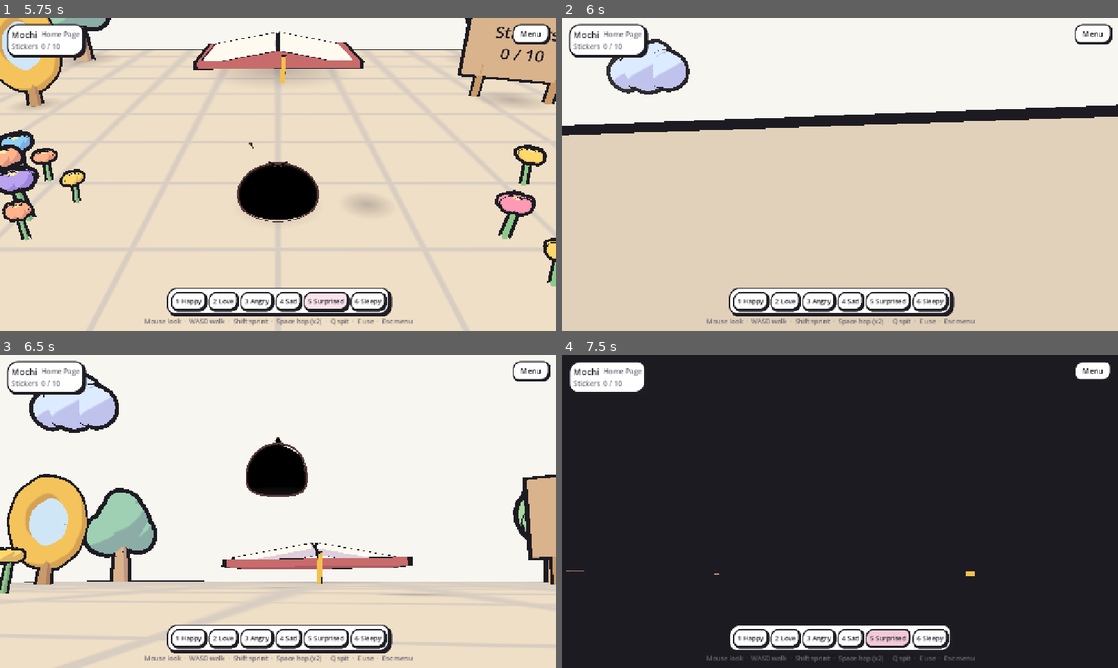
Above: before the commit, frames 1-4 (two rows, left to right).
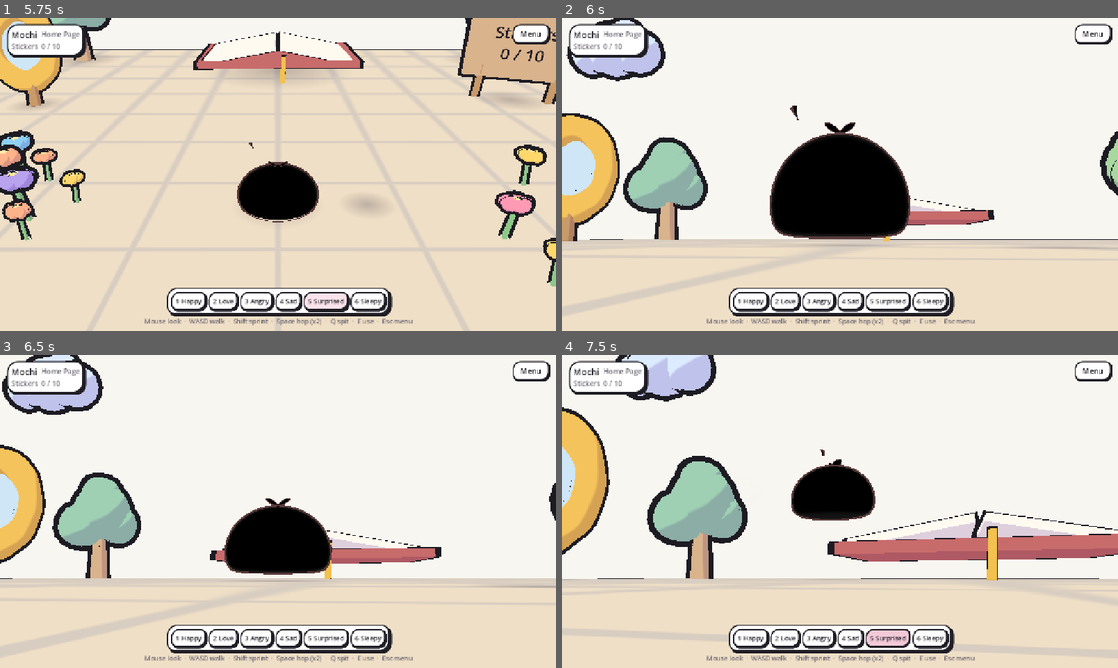
Above: after the commit, the same moments.

Repository: Mainm0e/mochi-paint-party
Game: Godot game, scene res://scenes/main.tscn
Two runs of this game, one before a commit and one after it. Both use one fixed random seed, a clock stepped at 60 frames per second and the inputs below.
Inputs (mouse positions are in pixels of both pictures, inside the frame that each line leads up to):
- Up to frame 1 (5.75 s): click "Play" at 0.5 s; click "Let's go!" at 1.25 s; click "1 Happy" at 2 s; click "2 Love" at 2.75 s; click "3 Angry" at 3.5 s; click "4 Sad" at 4.25 s; click "5 Surprised" at 5 s
- Up to frame 2 (6 s): move the mouse to (867, 174) at 5.77 s; press the mouse at (867, 174) at 5.78 s; hold W (move_forward) from 5.78 s (still down)
- Up to frame 3 (6.5 s): keep holding W (move_forward); tap Space (jump) at 6.02, 6.32 s; tap Shift (sprint) at 6.05 s
- Up to frame 4 (7.5 s): keep holding W (move_forward); move the mouse to (812, 511) at 6.52 s; release the mouse at (812, 511) at 6.53 s; tap Shift (sprint) at 6.6 s; click (812, 511) at 6.67 s; tap Space (jump) at 6.77, 6.8, 7.07 s; move the mouse to (851, 505) at 7.27 s; hold Space (jump) from 7.28 s (still down)

Frame 1 is identical in both runs. In frame 2, 42% of the frame differs, in the area x 0-100%, y 0-74%; in frame 3, 20%; in frame 4, 92%, in the area x 0-100%, y 0-100%.

Commit message:
Polish sprint: camera collision, jump feel, star celebration, beams, page map
- The play camera stops in front of walls, roofs and trees instead of clipping.
- Jump buffering (a press just before landing still jumps) and variable height
  (tap for a small hop, hold for a full one).
- Eating a Bloom Star freezes the moment, leans the camera in, shakes and bursts
  ink confetti.
- Every Bloom Star has a soft light beam so it can be spotted from far.
- The pause menu shows a page map: you, flags, friends needing help, found and
  spotted stars.

Co-Authored-By: Claude Opus 5.5 <noreply@anthropic.com>

Diff:
--- a/godot/scripts/main.gd
+++ b/godot/scripts/main.gd
@@ -65,6 +65,9 @@
 var _gape_time := 0.0
 var _zone := {}
 var pause_panel: Control
+var map_card: PanelContainer     # the page map in the pause menu
+var map_title: Label
+var map_view: Control
 var home_btn: Button
 var win_panel: Control
 var win_text: Label
@@ -73,6 +76,7 @@
 var _told := {}                 # one-time tips already shown
 var _just_done := ""            # a page finished this visit: the map celebrates it on the way back
 var _sketch_cd := 0.0           # Sketch Mochi: a short pause between drawings
+var _punch := 0.0               # 1 -> 0 after a Bloom Star: the camera leans in
 
 
 func _ready() -> void:
@@ -662,6 +666,25 @@
 	pause_panel = _overlay("Paused", "", [resume, edit, home_btn, restart, to_menu, _volume_row("Music", "music"),
 		_volume_row("Sounds", "sfx"), _volume_row("Look", "look_speed")])
 	ui.add_child(pause_panel)
+	# the page map beside the pause card: where you are, stars found, stars spotted but not yet eaten, friends
+	map_card = PanelContainer.new()
+	map_card.anchor_top = 0.5
+	map_card.anchor_bottom = 0.5
+	map_card.offset_left = 28
+	map_card.grow_vertical = Control.GROW_DIRECTION_BOTH
+	var map_box := _vbox(6)
+	map_title = _label("Page map", 22)
+	map_box.add_child(map_title)
+	map_view = Control.new()
+	map_view.custom_minimum_size = Vector2(300, 300)
+	map_view.draw.connect(_draw_page_map)
+	map_box.add_child(map_view)
+	var legend := _label("Gold: found   ·   Outline: spotted   ·   Hidden stars stay secret!", 13, MUTED)
+	legend.autowrap_mode = TextServer.AUTOWRAP_WORD_SMART
+	legend.custom_minimum_size.x = 300
+	map_box.add_child(legend)
+	map_card.add_child(map_box)
+	pause_panel.add_child(map_card)
 	var keep := _button("Keep exploring")
 	var win_home := _button("Back to the map", true)
 	keep.pressed.connect(func(): win_panel.visible = false; set_mode(Mode.PLAY))
@@ -711,6 +734,10 @@
 	creator.visible = m == Mode.CREATE
 	hud.visible = m == Mode.PLAY or m == Mode.PAUSED
 	pause_panel.visible = m == Mode.PAUSED
+	if m == Mode.PAUSED:
+		map_card.visible = world.page_stars(world.level) > 0
+		map_title.text = "%s   ·   %d / %d stars" % [world.page_name(), _stars(world.level), world.page_stars(world.level)]
+		map_view.queue_redraw()
 	audio.muffle(m == Mode.PAUSED)
 	# third-person play locks the cursor for mouse look; every menu gets it back
 	Input.mouse_mode = Input.MOUSE_MODE_CAPTURED if m == Mode.PLAY else Input.MOUSE_MODE_VISIBLE
@@ -809,6 +836,7 @@
 		"bloom":
 			audio.play("win", 0.0, 0.0)
 			_refresh_hud()
+			_celebrate()
 			var n := _stars(world.level)
 			_toast("Bloom Star!  %d / %d" % [n, world.page_stars(world.level)])
 			if n == World.STARS_TO_OPEN:
@@ -1073,6 +1101,77 @@
 	_update_camera(delta)
 
 
+## Draw the page seen from above, fitted to everything on it (stars, friends, flags and the mochi).
+func _draw_page_map() -> void:
+	var pts: Array[Vector3] = [mochi.global_position]
+	for e in world.edibles:
+		if e.kind in ["bloom", "drop"]:
+			pts.append(e.home)
+	for id in world.friends:
+		pts.append(world.friends[id].home)
+	for c in world.checkpoints:
+		pts.append(c.pos)
+	var lo := Vector2(INF, INF)
+	var hi := Vector2(-INF, -INF)
+	for p in pts:
+		lo = Vector2(minf(lo.x, p.x), minf(lo.y, p.z))
+		hi = Vector2(maxf(hi.x, p.x), maxf(hi.y, p.z))
+	lo -= Vector2(4, 4)
+	hi += Vector2(4, 4)
+	var box := map_view.size
+	var s := minf(box.x / (hi.x - lo.x), box.y / (hi.y - lo.y))
+	var off := (box - (hi - lo) * s) / 2.0
+	var to_map := func(p: Vector3) -> Vector2: return off + (Vector2(p.x, p.z) - lo) * s
+	map_view.draw_rect(Rect2(off, (hi - lo) * s), Color("eef3e2"))
+	for k in range(1, 8):  # a faint grid, like the paper
+		var gx := off.x + (hi.x - lo.x) * s * k / 8.0
+		var gy := off.y + (hi.y - lo.y) * s * k / 8.0
+		map_view.draw_line(Vector2(gx, off.y), Vector2(gx, off.y + (hi.y - lo.y) * s), Color(INK, 0.07))
+		map_view.draw_line(Vector2(off.x, gy), Vector2(off.x + (hi.x - lo.x) * s, gy), Color(INK, 0.07))
+	map_view.draw_rect(Rect2(off, (hi - lo) * s), INK, false, 2.0)
+	var star := func(at: Vector2, r: float) -> PackedVector2Array:
+		var poly := PackedVector2Array()
+		for k in 10:
+			var a := -PI / 2.0 + k * PI / 5.0
+			poly.append(at + Vector2(cos(a), sin(a)) * (r if k % 2 == 0 else r * 0.45))
+		return poly
+	for c in world.checkpoints:
+		if c.node.visible:
+			var at: Vector2 = to_map.call(c.pos)
+			map_view.draw_line(at, at - Vector2(0, 10), INK, 1.5)
+			map_view.draw_colored_polygon(PackedVector2Array([at - Vector2(0, 10), at - Vector2(-7, 7), at - Vector2(0, 4)]), Color("f2788e"))
+	for e in world.edibles:
+		if e.kind == "bloom" and (e.got or e.node.visible):
+			var poly: PackedVector2Array = star.call(to_map.call(e.home), 9.0)
+			if e.got:
+				map_view.draw_colored_polygon(poly, Color("ffd86b"))
+			poly.append(poly[0])
+			map_view.draw_polyline(poly, INK, 1.5)
+	var font := map_view.get_theme_default_font()
+	for id in world.friends:
+		var f: Dictionary = world.friends[id]
+		var at: Vector2 = to_map.call(f.home)
+		map_view.draw_circle(at, 6.0, Color("c3e2a0"))
+		map_view.draw_arc(at, 6.0, 0, TAU, 16, INK, 1.5)
+		if f.mark.visible:
+			map_view.draw_string(font, at + Vector2(5, -6), "!", HORIZONTAL_ALIGNMENT_LEFT, -1, 18, ACCENT)
+	var me: Vector2 = to_map.call(mochi.global_position)
+	map_view.draw_circle(me, 7.0, Color("f8c4cf"))
+	map_view.draw_arc(me, 7.0, 0, TAU, 18, INK, 2.0)
+	var look := Vector2(sin(mochi.rotation.y), cos(mochi.rotation.y)) * 12.0
+	map_view.draw_line(me, me + look, INK, 2.0)
+
+
+## A Bloom Star is gobbled: the moment freezes for a heartbeat, confetti bursts, the camera leans in.
+func _celebrate() -> void:
+	world.confetti(mochi.global_position + Vector3(0, 0.6, 0))
+	_punch = 1.0
+	shake = 0.12
+	Engine.time_scale = 0.06
+	await get_tree().create_timer(0.16, true, false, true).timeout  # real seconds, not slowed ones
+	Engine.time_scale = 1.0
+
+
 ## Sketch Mochi draws an ink bridge ahead of its feet (also in mid-air, as a rescue).
 func _sketch() -> void:
 	if time < _sketch_cd:
@@ -1151,8 +1250,14 @@
 			follow.z = lerpf(follow.z, p.z, 1.0 - exp(-delta * 10.0))
 			follow.y = lerpf(follow.y, p.y, 1.0 - exp(-delta * (6.0 if mochi.is_on_floor() else 2.5)))
 			target = follow + Vector3(0, 0.35 * mochi.size, 0)
-			var orbit := Vector3(sin(yaw) * cos(pitch), sin(pitch), cos(yaw) * cos(pitch)) * cam_dist
+			_punch = maxf(0.0, _punch - delta * 0.8)
+			var dist := cam_dist * (1.0 - 0.4 * sin(_punch * PI / 2.0))  # a Bloom Star pulls the camera in for a moment
+			var orbit := Vector3(sin(yaw) * cos(pitch), sin(pitch), cos(yaw) * cos(pitch)) * dist
 			eye = target + orbit
+			# don't go through walls, roofs or trees: stop just in front of whatever is between us and the mochi
+			var hit := camera.get_world_3d().direct_space_state.intersect_ray(PhysicsRayQueryParameters3D.create(target, eye, 1))
+			if not hit.is_empty():
+				eye = hit.position + (target - eye).normalized() * 0.3
 	var k := 1.0 - exp(-delta * (25.0 if mode == Mode.PLAY else 3.0))
 	camera.position = camera.position.lerp(eye, k)
 	if shake > 0.0:  # a little thump from the ground pound
@@ -1289,9 +1394,11 @@
 	await wait.call(0.6)
 	place.call(Vector3(6.8, 0.1, -18))
 	await wait.call(0.3)
+	Input.action_press("jump")  # held, like a player: a full hop, then the stomp
 	mochi.jump()
 	await wait.call(0.25)
 	mochi.jump()
+	Input.action_release("jump")
 	await wait.call(1.8)
 	print("AUTOTEST cage switch: %s, cage y %.2f" % [world.switches[0].on, world.switches[0].bridge.position.y])
 	await shot.call("6_cage")
@@ -1307,6 +1414,10 @@
 	print("AUTOTEST stars: %d / %d, page done %s" % [_stars(world.level), world.page_stars("meadow"), _page_save("meadow").done])
 	await wait.call(2.0)
 	await shot.call("8_trail")
+	set_mode(Mode.PAUSED)
+	await wait.call(0.3)
+	await shot.call("8a_pause_map")
+	set_mode(Mode.PLAY)
 	cinematic = true  # a bird's-eye view of the whole open Meadow
 	ui.visible = false
 	environment.fog_depth_begin = 80.0
--- a/godot/scripts/mochi.gd
+++ b/godot/scripts/mochi.gd
@@ -58,6 +58,8 @@
 const SPRINT := 1.7             # sprint speed multiplier
 const GRAVITY := -11.0
 const JUMP := 3.6
+const JUMP_BUFFER := 0.14       # seconds a too-early jump press is remembered
+const JUMP_CUT := 0.45           # letting go of jump while rising keeps this much of the upward speed
 const COYOTE := 0.12            # a jump still counts this long after walking off an edge
 const GLIDE_FALL := -0.7        # Puffy Mochi's slowest fall while holding jump
 const GLIDE_SPEED := 3.3
@@ -102,6 +104,9 @@
 var _hats := {}
 var _redraw := 1.0              # 0 -> 1 while being drawn back in at a checkpoint
 var size := 1.0                 # bigger on the World Map: scales the body, its stride and its hop
+var _buffer := 0.0              # a jump pressed just before landing waits this long to happen
+var _cuttable := false          # this jump gets lower if jump is let go early
+var _ground_h := 99.0           # how far the floor below is (from the shadow ray)
 
 
 func _ready() -> void:
@@ -310,10 +315,15 @@
 
 ## On the ground: hop. In the air: Stone Mochi stomps; anyone else double jumps (costs stamina).
 func jump() -> void:
+	# about to land? keep the press for the landing rather than spending the double jump
+	if not is_on_floor() and _air >= COYOTE and velocity.y < 0.0 and _ground_h < 0.45 and power != "stone":
+		_buffer = JUMP_BUFFER
+		return
 	if jumps == 0 and (is_on_floor() or _air < COYOTE):
 		velocity.y = JUMP * (0.85 if power == "stone" else 1.0) * sqrt(size)
 		jumps = 1
 		_air = COYOTE
+		_cuttable = true
 		jumped.emit()
 	elif power == "stone" and not pounding:
 		pounding = true
@@ -324,7 +334,10 @@
 		jumps = 2
 		_spend(DOUBLE_JUMP_COST)
 		_spin = 0.0
+		_cuttable = true
 		double_jumped.emit()
+	else:
+		_buffer = JUMP_BUFFER
 
 
 func _spend(amount: float) -> void:
@@ -430,6 +443,11 @@
 	velocity.x = hv.x
 	velocity.z = hv.y
 	# --- vertical: gravity, Puffy's float, Stone's stomp
+	_buffer = maxf(0.0, _buffer - delta)
+	if _cuttable and (velocity.y <= 0.0 or not jump_held):  # a tap is a small hop, a hold a full one
+		if velocity.y > 0.0:
+			velocity.y *= JUMP_CUT
+		_cuttable = false
 	if not is_on_floor():
 		velocity.y += GRAVITY * (1.3 if power == "stone" else 1.0) * delta
 		if gliding:
@@ -444,6 +462,9 @@
 			land = 0.0
 			jumps = 0
 			landed.emit()
+			if _buffer > 0.0:  # the jump pressed a moment too early happens now
+				_buffer = 0.0
+				jump()
 			if pounding:
 				pounding = false
 				land = -0.15  # an extra-heavy landing squash
@@ -542,7 +563,10 @@
 	var q := PhysicsRayQueryParameters3D.create(global_position + Vector3(0, 0.2, 0), global_position + Vector3(0, -30, 0), 1)
 	var hit := get_world_3d().direct_space_state.intersect_ray(q)
 	shadow.visible = not hit.is_empty()
+	if hit.is_empty():
+		_ground_h = 99.0
 	if hit:
 		shadow.global_position = hit.position + Vector3(0, 0.015, 0)
 		var h: float = global_position.y - hit.position.y
+		_ground_h = h
 		shadow.scale = Vector3.ONE * clampf(1.0 - h * 0.35, 0.35, 1.0)
--- a/godot/scripts/world.gd
+++ b/godot/scripts/world.gd
@@ -54,6 +54,7 @@
 var _mats := {}
 var _blob_mat: StandardMaterial3D
 var _font: SystemFont
+var _beam_mat: StandardMaterial3D
 
 
 # ================================================================== loading
@@ -789,10 +790,38 @@
 	node.add_child(colored(_star_mesh(0.5, 0.22, 0.12), "ffd86b", Vector3.ZERO, 0.03, 0.35))
 	node.add_child(colored(_sphere(0.13, 10, 6), "fff6c8", Vector3(0, 0, 0.1), 0.0, 0.0))
 	node.position = pos + Vector3(0, 0.9, 0)
+	if _beam_mat == null:  # a soft beam of light, so stars can be spotted from across the page
+		_beam_mat = StandardMaterial3D.new()
+		_beam_mat.shading_mode = BaseMaterial3D.SHADING_MODE_UNSHADED
+		_beam_mat.transparency = BaseMaterial3D.TRANSPARENCY_ALPHA
+		_beam_mat.albedo_color = Color(1.0, 0.86, 0.42, 0.28)
+		_beam_mat.cull_mode = BaseMaterial3D.CULL_DISABLED
+	var beam := MeshInstance3D.new()
+	beam.mesh = _cyl(0.05, 0.22, 7.0, 10)
+	beam.material_override = _beam_mat
+	beam.position = Vector3(0, 3.6, 0)
+	beam.cast_shadow = GeometryInstance3D.SHADOW_CASTING_SETTING_OFF
+	node.add_child(beam)
 	var e := _edible("bloom", id, node)
 	if hidden:
 		node.visible = false
 		e.shadow.visible = false
+
+
+## A burst of ink confetti (little coloured stars) that pops out and falls.
+func confetti(at: Vector3) -> void:
+	var colors := ["ff9ab5", "ffd86b", "b9a2ee", "8fd0f5", "a8d8a0", "ffb38a"]
+	for k in 26:
+		var bit := colored(_star_mesh(0.11, 0.05, 0.02), colors[k % colors.size()], at, 0.008, 0.2)
+		add_child(bit)
+		var dir := Vector3(rng.randf_range(-1, 1), rng.randf_range(0.6, 1.6), rng.randf_range(-1, 1)).normalized()
+		var peak := at + dir * rng.randf_range(1.2, 2.4)
+		var tw := bit.create_tween().set_parallel()
+		tw.tween_property(bit, "position", peak, 0.35).set_trans(Tween.TRANS_QUAD).set_ease(Tween.EASE_OUT)
+		tw.tween_property(bit, "rotation", Vector3(rng.randf() * TAU, rng.randf() * TAU, 0), 1.3)
+		tw.chain().tween_property(bit, "position", peak - Vector3(0, 2.2, 0), 0.9).set_trans(Tween.TRANS_QUAD).set_ease(Tween.EASE_IN)
+		tw.parallel().tween_property(bit, "scale", Vector3.ONE * 0.01, 0.9)
+		tw.chain().tween_callback(bit.queue_free)
 
 
 func reveal_bloom(id: String, instant := false) -> void:
Not shown, changed: CLAUDE.md
Not shown, changed: docs/level_design.md
